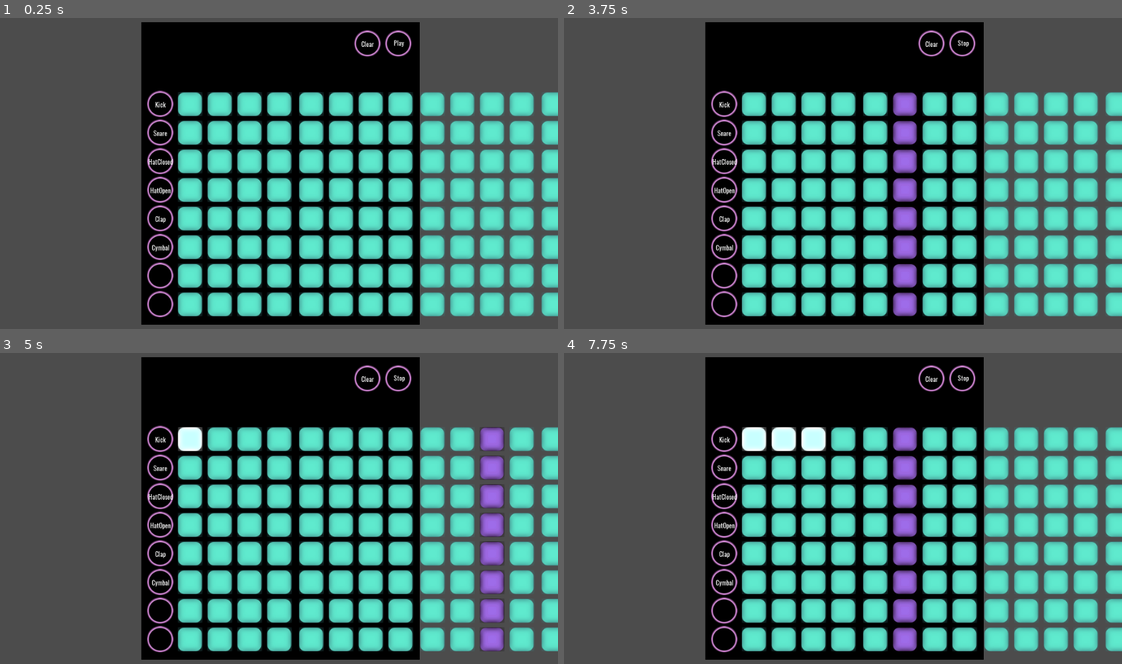
Above: before the commit, frames 1-4 (two rows, left to right).
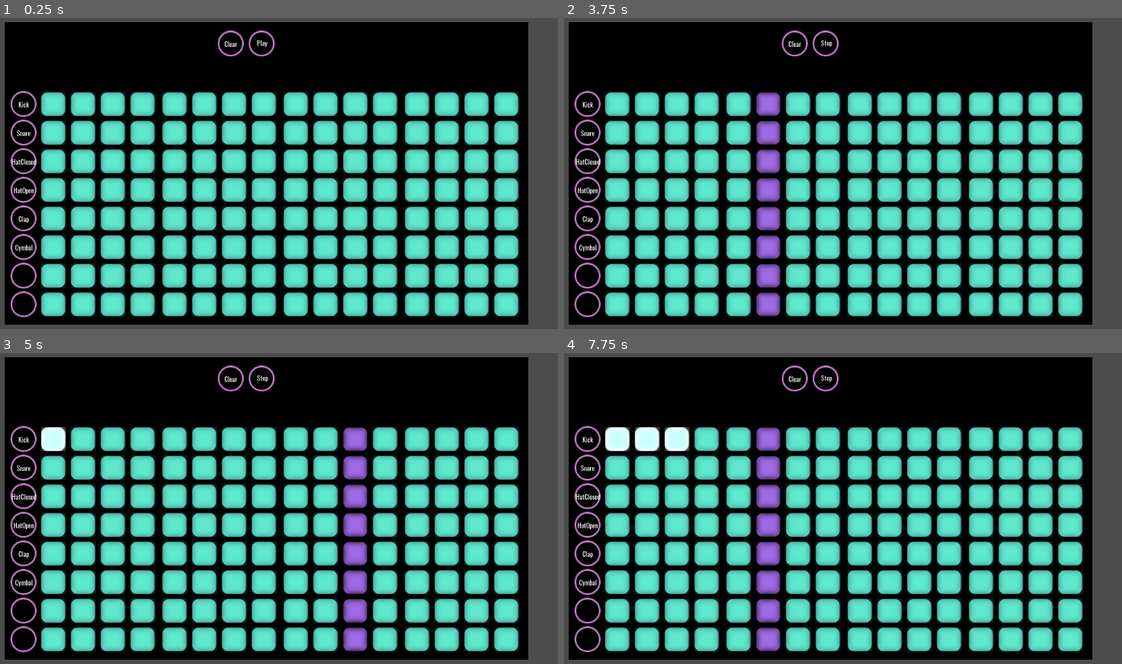
Above: after the commit, the same moments.

Repository: mdructor/beat_hacker
Game: Godot game, scene res://Assets/Scenes/Main.tscn
Two runs of this game, one before a commit and one after it. Both use one fixed random seed, a clock stepped at 60 frames per second and the inputs below.
Inputs (mouse positions are in pixels of both pictures, inside the frame that each line leads up to; where the layout moved, square brackets give the same spot in the first picture):
- Up to frame 1 (0.25 s): no input
- Up to frame 2 (3.75 s): click "Play" at 0.5 s; click "Stop" at 1.25 s; click "Play" at 2 s; click "Clear" at 2.75 s; click "Kick" at 3.5 s
- Up to frame 3 (5 s): click (55, 440) [189, 440] at 4.25 s
- Up to frame 4 (7.75 s): click (781, 440) at 5.02 s; click (647, 440) at 5.77 s; click (815, 440) at 6.52 s; click (675, 440) at 7.27 s

The runs differ from the first frame. In frame 1, 65% of the frame differs, in the area x 0-100%, y 1-99%; in frame 2, 67%; in frame 3, 67%; in frame 4, 68%.

Commit message:
Resized scene

Diff:
--- a/Assets/Scenes/Main.tscn
+++ b/Assets/Scenes/Main.tscn
@@ -5,7 +5,7 @@
 [node name="MainScene" type="Node2D"]
 
 [node name="Sequencer" parent="." instance=ExtResource( 1 )]
-margin_left = 268.0
+margin_left = 20.0
 margin_top = 28.0
 margin_right = 773.0
 margin_bottom = 578.0
--- a/Assets/Scenes/Sequencer.tscn
+++ b/Assets/Scenes/Sequencer.tscn
@@ -6,8 +6,9 @@
 [ext_resource path="res://Assets/Fonts/oswald24.tres" type="DynamicFont" id=4]
 
 [node name="Sequencer" type="ColorRect"]
-margin_right = 505.0
+margin_right = 950.0
 margin_bottom = 550.0
+rect_min_size = Vector2( 950, 550 )
 color = Color( 0, 0, 0, 1 )
 script = ExtResource( 1 )
 __meta__ = {
